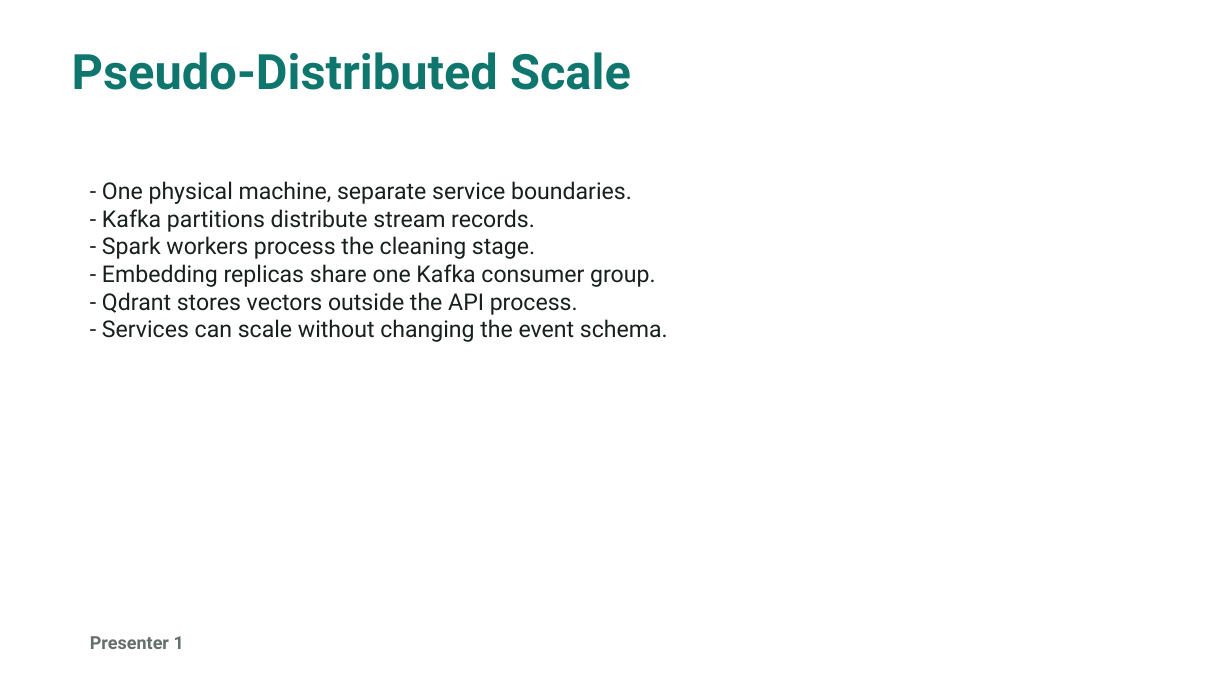
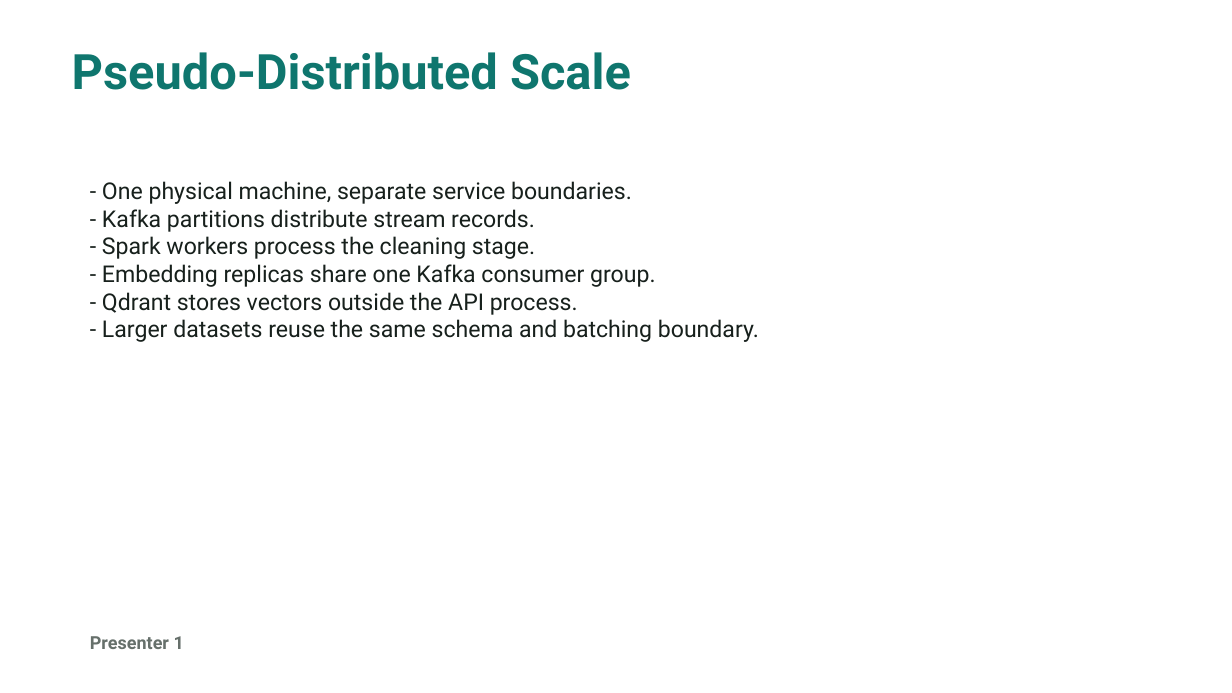
Before and after one commit to mrnhtyzgld/DsitribuTweet, a slide deck: slide 9 of docs/distributweet_final_presentation.pptx. Drawn at 1232x693 pixels with LibreOffice and Linux fonts; fonts in the diff are those of the drawing. Boxes give left, top, right and bottom in pixels: in the first picture for what was removed or moved away, otherwise in the second. Text is boxed around its words. In the diff, an @@ line names an element or a change of style, - is before the commit and + after.

Commit message:
Switch demo dataset to Bright Data Twitter X sample

```diff
--- a/docs/distributweet_final_presentation.pptx
+++ b/docs/distributweet_final_presentation.pptx
@@ text at (102, 319, 759, 342): text changed @@
-- Services can scale without changing the event schema.
+- Larger datasets reuse the same schema and batching boundary.
```
Also in this commit, not shown: 6 other slides changed, 1 slide added, 1 slide removed, 23 other files.
